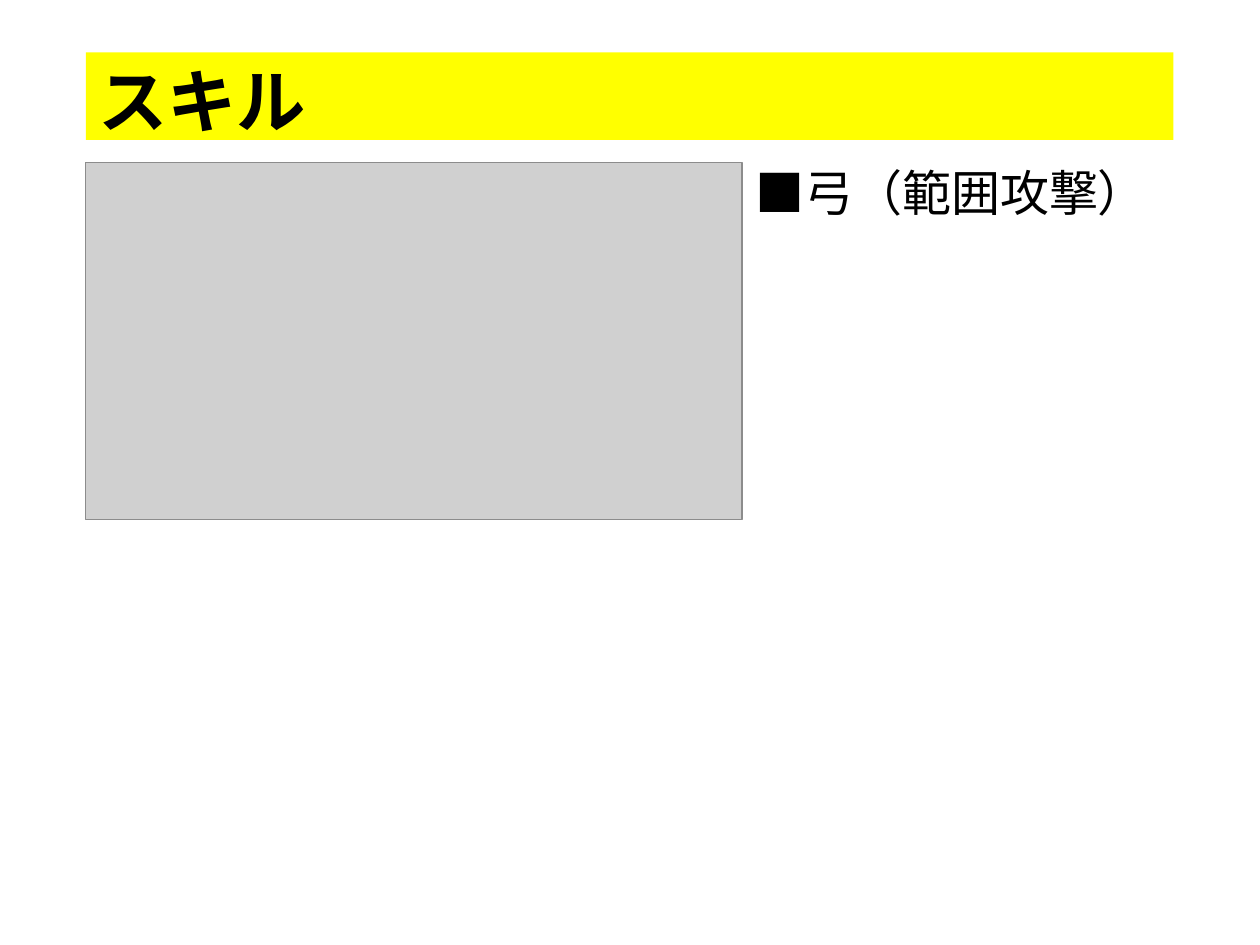
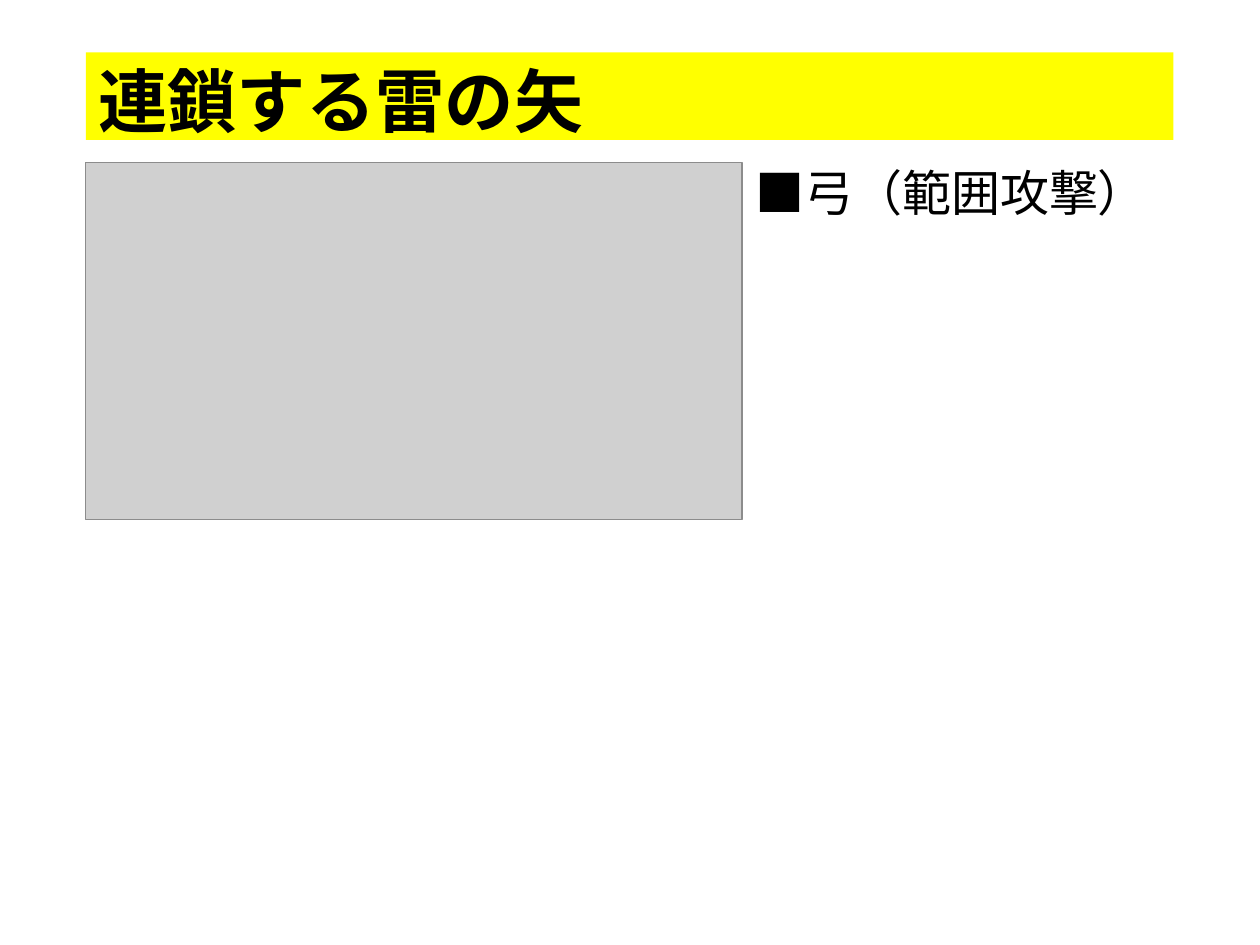
Before and after one commit to thi-bow/2017Team05, a slide deck: slide 6 of 企画/企画書/プレゼンテーション1.pptx. Drawn at 1260x945 pixels with LibreOffice and Linux fonts; fonts in the diff are those of the drawing; grey boxes stand for pictures. Boxes give left, top, right and bottom in pixels: in the first picture for what was removed or moved away, otherwise in the second. Text is boxed around its words. In the diff, an @@ line names an element or a change of style, - is before the commit and + after.

```diff
--- a/企画/企画書/プレゼンテーション1.pptx
+++ b/企画/企画書/プレゼンテーション1.pptx
@@ title at box(98, 68, 583, 144): text changed @@
-スキル
+連鎖する雷の矢
```
Also in this commit, not shown: 3 other slides changed, 1 slide added, 1 slide removed.
